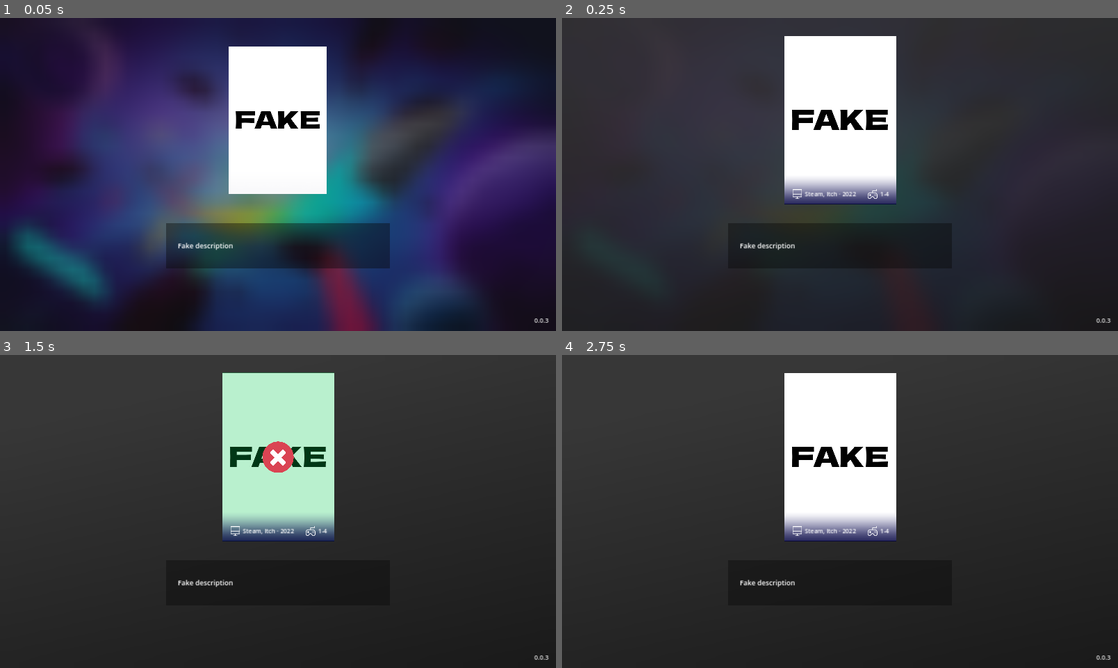
Above: before the commit, frames 1-4 (two rows, left to right).
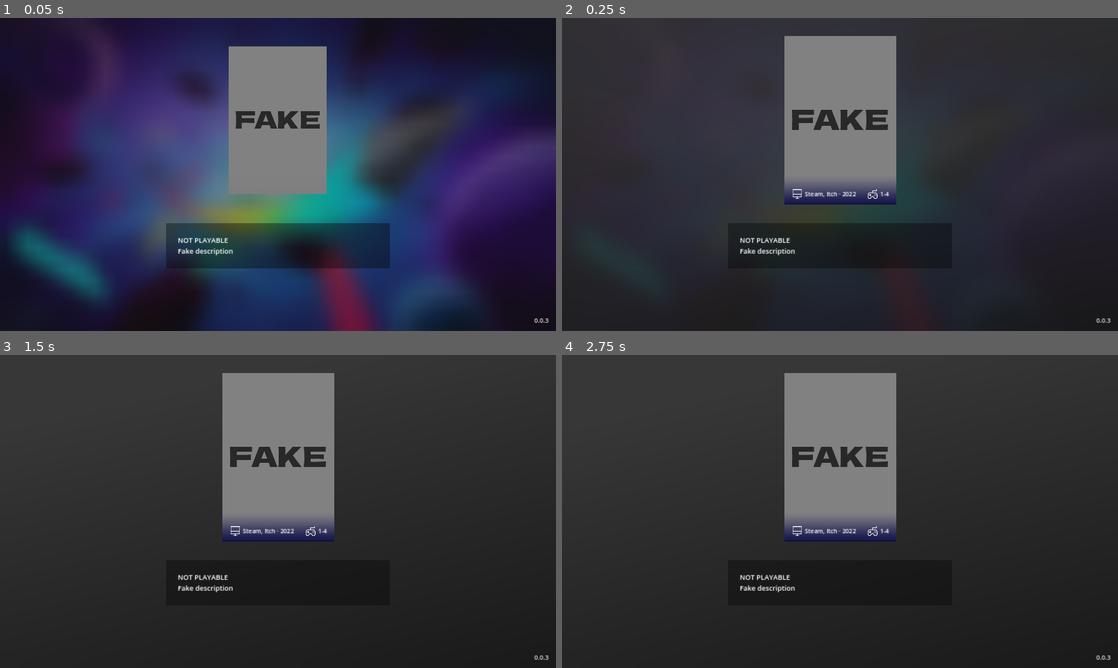
Above: after the commit, the same moments.

Repository: MrEliptik/game_launcher
Game: Godot game, scene res://scenes/app/app.tscn
The game is run twice, just before and just after one commit, with the same random seed, the same clock (stepped at 60 frames per second) and the same inputs.
Inputs (mouse positions are in pixels of both pictures, inside the frame that each line leads up to):
- Up to frame 1 (0.05 s): no input
- Up to frame 2 (0.25 s): no input
- Up to frame 3 (1.5 s): move the mouse to (400, 495) at 0.52 s; hold Right (ui_right) 0.53-1.28 s; tap Enter at 1.25 s; move the mouse to (166, 527) at 1.27 s; hold Left (ui_left) from 1.28 s (still down)
- Up to frame 4 (2.75 s): tap Space at 2 s; move the mouse to (895, 442) at 2.02 s; release Left (ui_left) at 2.03 s; hold Right (ui_right) from 2.03 s (still down)

The runs differ from the first frame. In frame 1, 8.6% of the frame differs, in the area x 32-59%, y 9-76%; in frame 2, 11%; in frame 3, 11%, in the area x 32-61%, y 5-76%; in frame 4, 11%.
Error in both runs: Invalid call. Nonexistent function 'has' in base 'Nil'. (res://shared/utils/update_checker.gd:29)

Commit message:
Add support for unplayable games

Diff:
--- a/scenes/app/scripts/app.gd
+++ b/scenes/app/scripts/app.gd
@@ -158,6 +158,7 @@
 	dict["order"] = config.get_value("SETTINGS", "order")
 	dict["visible"] = config.get_value("SETTINGS", "visible")
 	dict["pinned"] = config.get_value("SETTINGS", "pinned")
+	dict["playable"] = config.get_value("SETTINGS", "playable")
 
 func launch_game(game_name: String) -> void:
 	if not games[game_name].has("executable"): return
@@ -191,7 +192,13 @@
 	if not who.properties.has("description"):
 		description.text = "Lorem ipsum dolor sit amet, consectetur adipiscing elit, sed do eiusmod tempor incididunt ut labo …(349 unchanged characters)…
 	else:
-		description.text = who.properties["description"]
+		# clear previous description to allow string concat
+		description.text = ""
+		# disable non playable games
+		var playable: bool =  who.properties.get("playable") if who.properties.get("playable") else false
+		if not playable:
+			description.text = "NOT PLAYABLE\n"
+		description.text += who.properties["description"]
 
 	title.text = who.game_name
 
--- a/scenes/carousel/scripts/carousel.gd
+++ b/scenes/carousel/scripts/carousel.gd
@@ -32,6 +32,10 @@
 		instance.position -= instance.size / 2.0
 		instance.position.x += (instance.size.x + button_offset.x) * count
 		count += 1
+
+		# disable non playable games
+		var playable: bool =  instance.properties.get("playable") if instance.properties.get("playable") else false
+		instance.disabled = not playable
 
 	if get_child_count() > 0:
 		# Call deferred to make sure the app has time to connect focus signal and react accordingly
